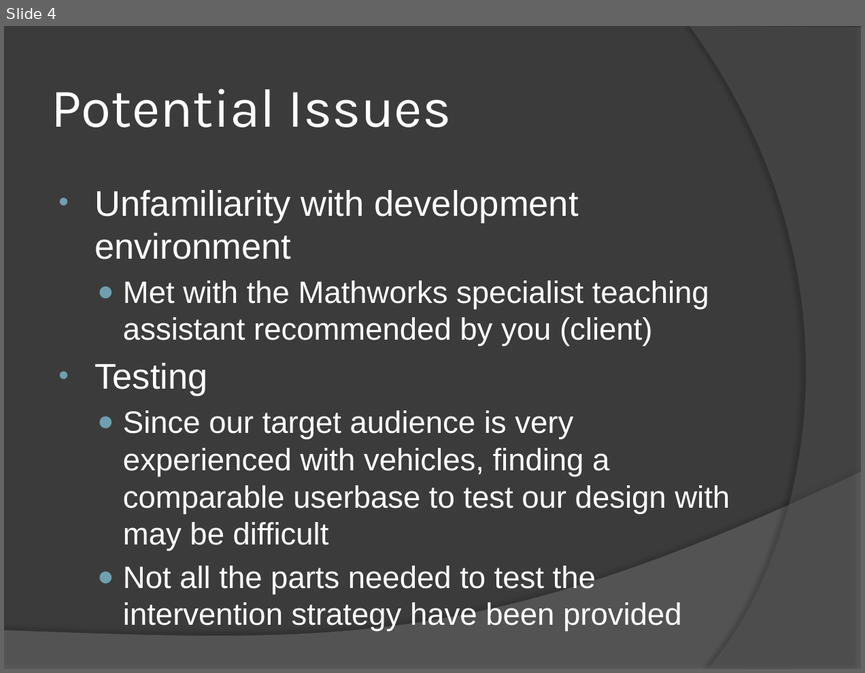
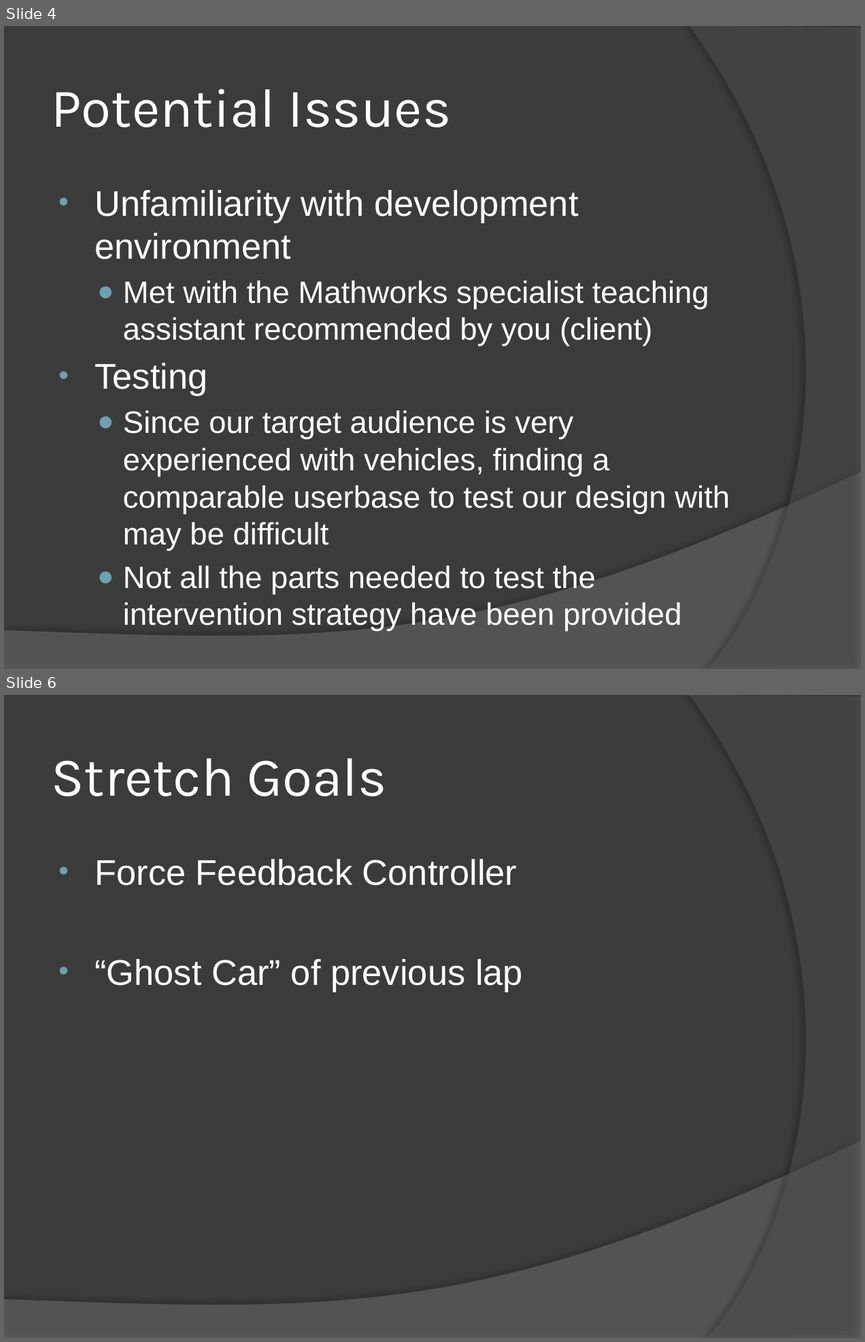
Before and after one commit to zachrob/VW-DrivingSim, a slide deck: Class Presentation 10-30-2013/Presentation.pptx. Shown one above the other, each under a label of ours: slide 4 before the commit, slides 4 and 6 after it; the slides between them are not shown. The pictures are 865x673 and 865x1342 pixels, drawn with LibreOffice and Linux fonts; fonts in the diff are those of the drawing. Boxes give left, top, right and bottom in pixels: in the first picture for what was removed or moved away, otherwise in the second. Text is boxed around its words. In the diff, an @@ line names an element or a change of style, - is before the commit and + after.

```diff
--- a/Class Presentation 10-30-2013/Presentation.pptx
+++ b/Class Presentation 10-30-2013/Presentation.pptx
@@ slide 6 added at [4, 695, 861, 1338], background #3B3B3B; not listed: 2 template elements that a slide beside it also shows @@
@@ title added at [51, 758, 387, 796], 46 pt, text #FFFFFF @@
+Stretch Goals
@@ text added at [94, 859, 523, 992], 30 pt, text #FFFFFF @@
+• Force Feedback Controller
+• “Ghost Car” of previous lap
```
Also in this commit, not shown: 1 other slide added.
